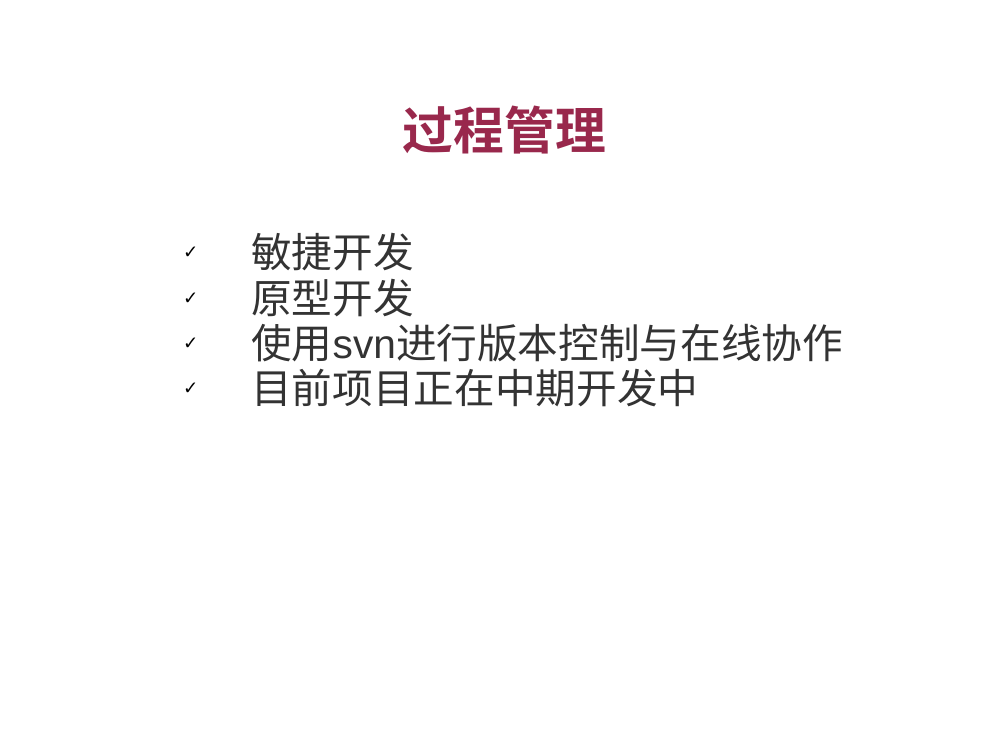
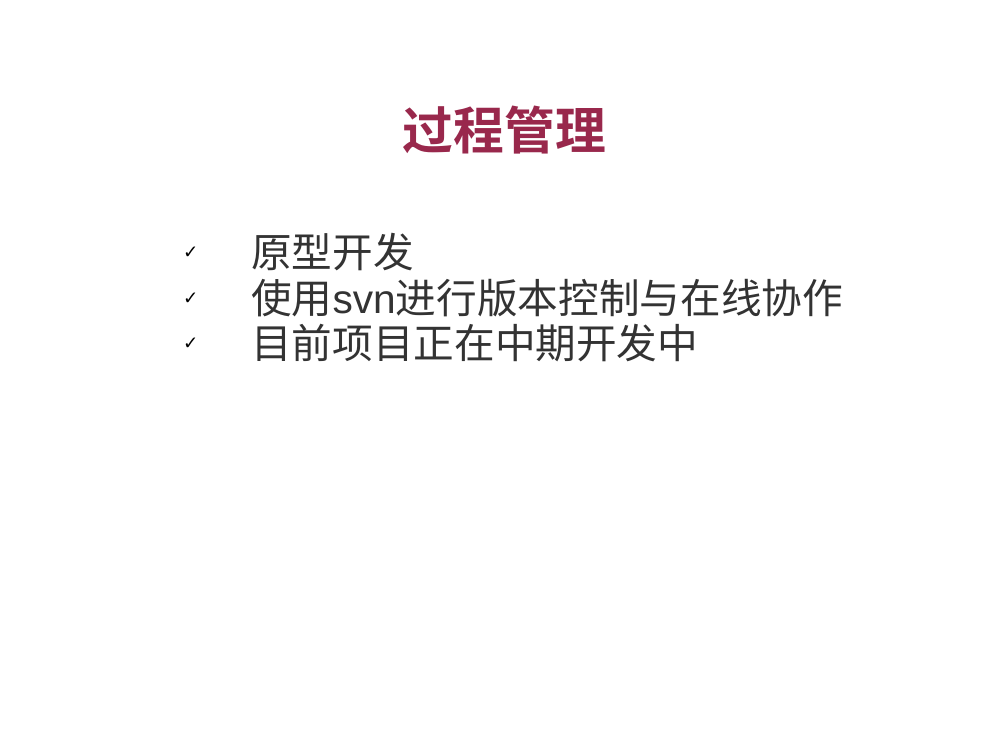
Before and after one commit to 1e0ng/soj-legacy, a slide deck: slide 9 of doc/SOJPresentation.ppt. Drawn at 1008x756 pixels with LibreOffice and Linux fonts; fonts in the diff are those of the drawing; background and template pictures are left out. Boxes give left, top, right and bottom in pixels: in the first picture for what was removed or moved away, otherwise in the second. Text is boxed around its words. In the diff, an @@ line names an element or a change of style, - is before the commit and + after.

```diff
--- a/doc/SOJPresentation.ppt
+++ b/doc/SOJPresentation.ppt
@@ text "原型开发" at (x1=251, y1=233, x2=843, y2=362): indent changed @@
@@ text at (x1=251, y1=233, x2=414, y2=271): paragraph removed @@
-✓ 敏捷开发
```
Also in this commit, not shown: 1 other slide changed.
